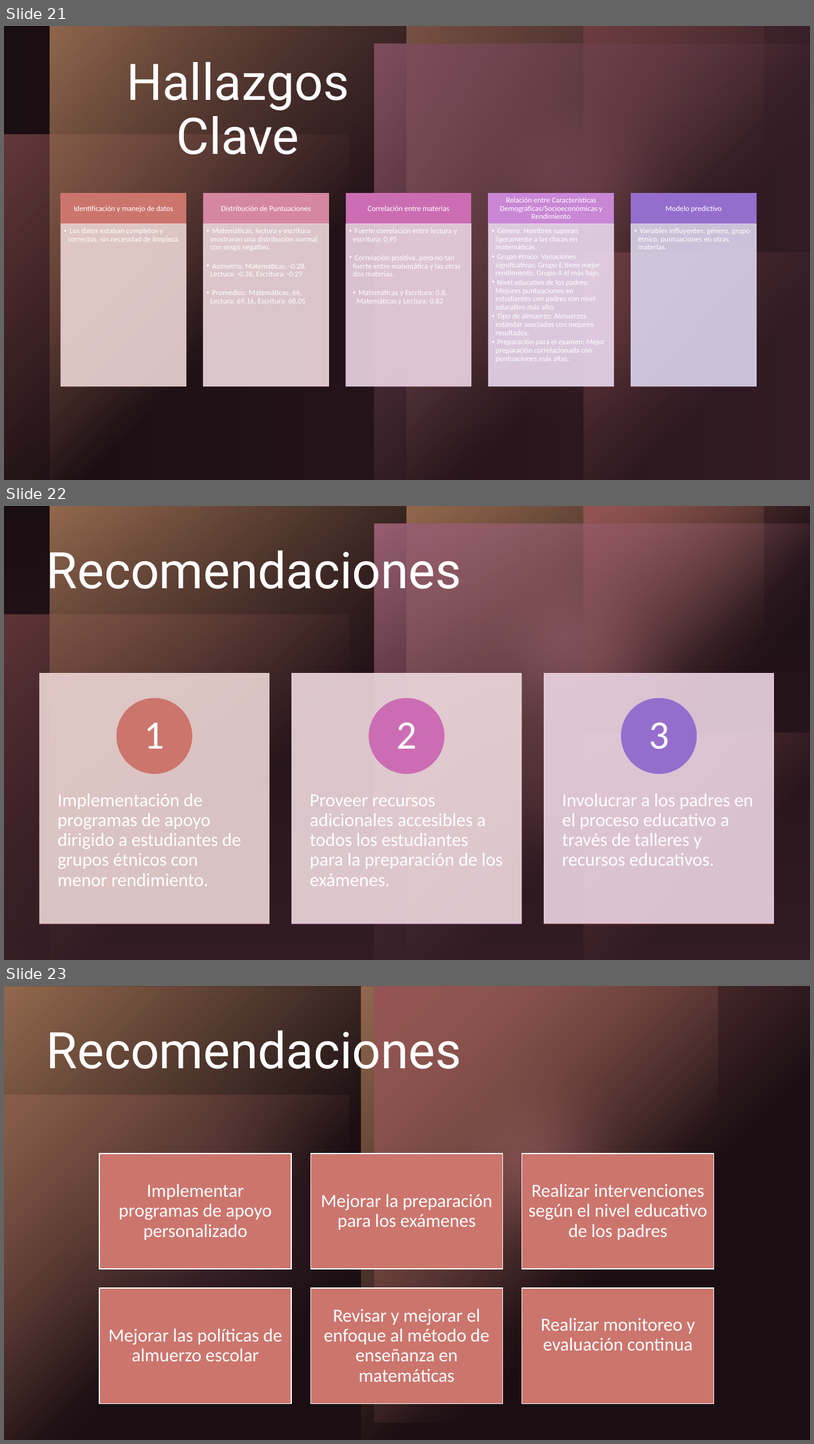
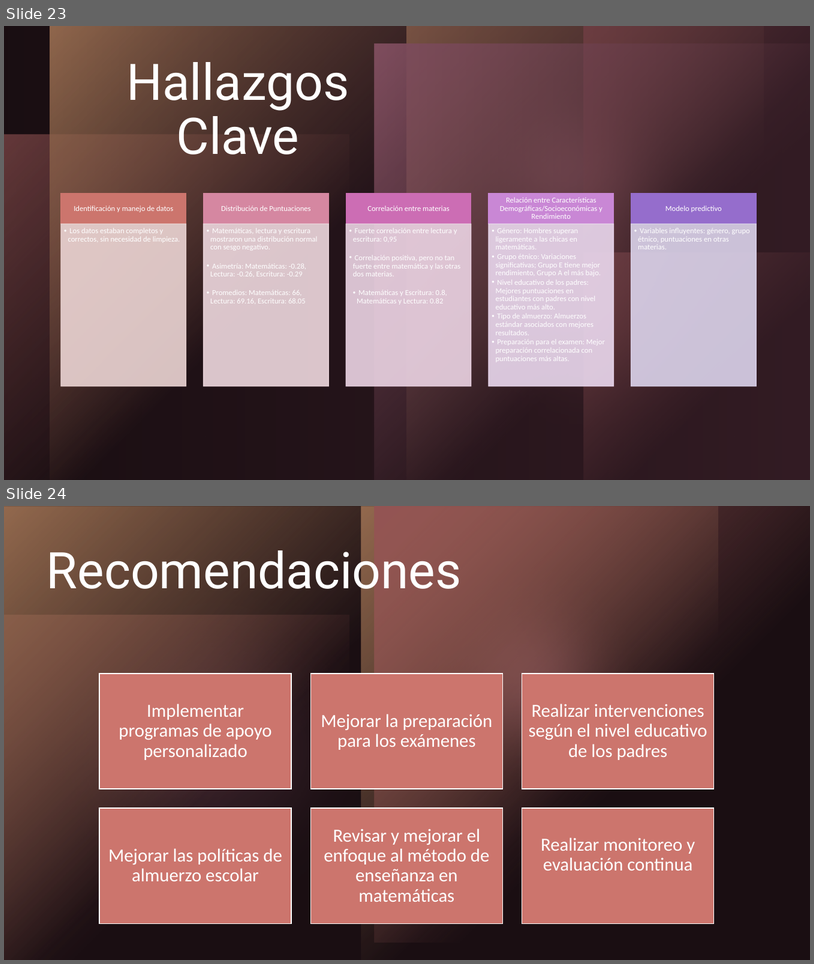
Before and after one commit to YuMiinZ/students-performance-analysis, a slide deck: Students_Performance_Analysis.pptx. Shown one above the other, each under a label of ours: slides 21, 22 and 23 before the commit, slides 23 and 24 after it. The pictures are 814x1444 and 814x964 pixels, drawn with LibreOffice and Linux fonts; fonts in the diff are those of the drawing. Boxes give left, top, right and bottom in pixels: in the first picture for what was removed or moved away, otherwise in the second. Text is boxed around its words. In the diff, an @@ line names an element or a change of style, - is before the commit and + after.

Commit message:
Faltas ortográficas y recomendaciones

```diff
--- a/Students_Performance_Analysis.pptx
+++ b/Students_Performance_Analysis.pptx
@@ slide 22 removed at <box>4,506,810,960</box>, background #000000; not listed: 5 template elements that a slide beside it also shows @@
@@ rectangle removed at <box>4,506,810,960</box> @@
@@ rectangle removed at <box>4,506,810,960</box> @@
@@ group removed at <box>4,506,810,960</box>: 6 rectangles, 2 ellipses @@
@@ title removed at <box>47,542,462,600</box> @@
-Recomendaciones
@@ group removed at <box>39,673,774,924</box>: 6 rectangles, 6 texts, 3 ellipses @@
-Implementación de programas de apoyo dirigido a estudiantes de grupos étnicos con menor rendimiento.
-1
-Proveer recursos adicionales accesibles a todos los estudiantes para la preparación de los exámenes.
-2
-Involucrar a los padres en el proceso educativo a través de talleres y recursos educativos.
-3
@@ what was slide 21 is now slide 23 @@
@@ what was slide 23 is now slide 24 @@
```
Also in this commit, not shown: 1 slide changed, 2 slides added, 1 other file.
